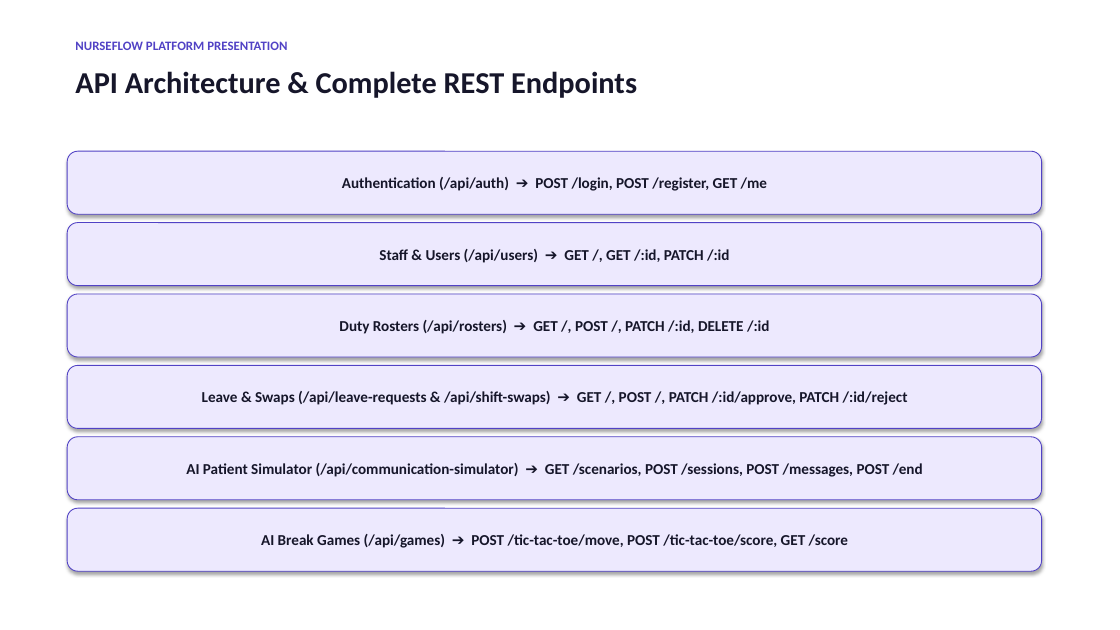
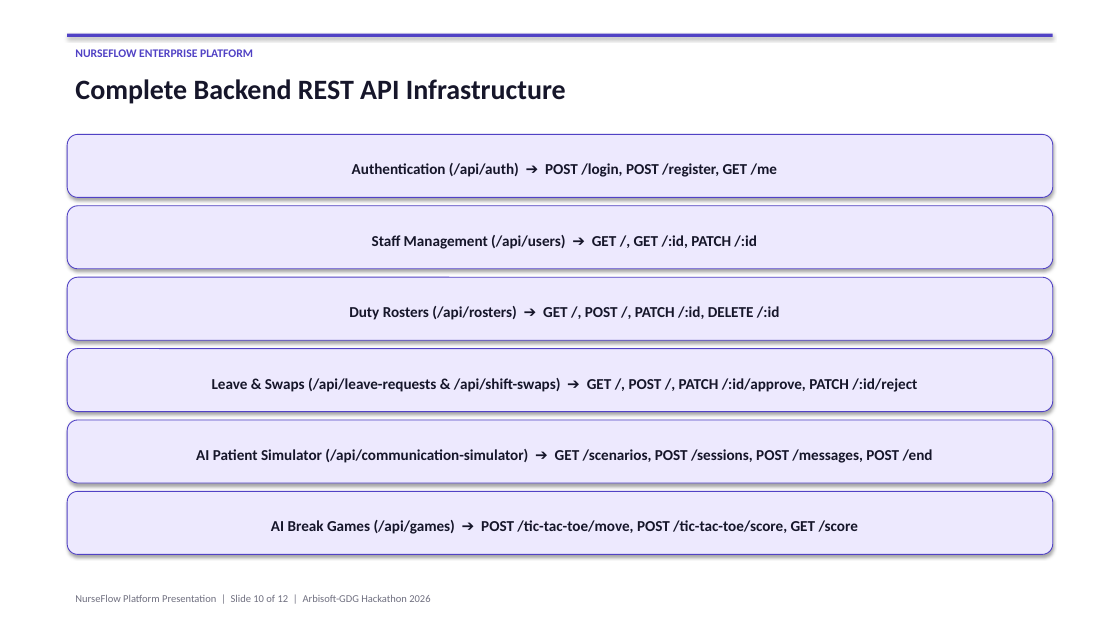
Before and after one commit to Sagheer1122/Arbisoft-GDG-Hackathon, a slide deck: slide 10 of NurseFlow_Project_Presentation.pptx (slide 9 before the commit). Drawn at 1120x630 pixels with LibreOffice and Linux fonts; fonts in the diff are those of the drawing. Boxes give left, top, right and bottom in pixels: in the first picture for what was removed or moved away, otherwise in the second. Text is boxed around its words. In the diff, an @@ line names an element or a change of style, - is before the commit and + after.

Commit message:
Update PowerPoint presentation with ultra-professional 12-slide layout

```diff
--- a/NurseFlow_Project_Presentation.pptx
+++ b/NurseFlow_Project_Presentation.pptx
@@ rectangle added at (x1=67, y1=34, x2=1053, y2=37), fill #5142C5 @@
@@ text at (x1=75, y1=49, x2=253, y2=57): text changed; size 11 to 10 pt @@
-NURSEFLOW PLATFORM PRESENTATION
+NURSEFLOW ENTERPRISE PLATFORM
@@ text removed at (x1=75, y1=71, x2=637, y2=98) @@
-API Architecture & Complete REST Endpoints
@@ text added at (x1=75, y1=79, x2=566, y2=104), 24 pt, text #16162A, bold @@
+Complete Backend REST API Infrastructure
@@ rounded rectangle "Authentication (/api/auth) ➔ POST /login, ..." resized from (x1=67, y1=151, x2=1042, y2=214) to (x1=67, y1=134, x2=1053, y2=197) @@
@@ rounded rectangle "Staff Management (/api/users) ➔ GET ..." resized from (x1=67, y1=223, x2=1042, y2=286) to (x1=67, y1=206, x2=1053, y2=269) @@
@@ text in rounded rectangle at (x1=372, y1=235, x2=757, y2=249): text changed @@
-Staff & Users (/api/users) ➔ GET /, GET /:id, PATCH /:id
+Staff Management (/api/users) ➔ GET /, GET /:id, PATCH /:id
@@ rounded rectangle "Duty Rosters (/api/rosters) ➔ GET ..." resized from (x1=67, y1=294, x2=1042, y2=357) to (x1=67, y1=277, x2=1053, y2=340) @@
@@ rounded rectangle "Leave & Swaps (/api/leave-requests & ..." resized from (x1=67, y1=365, x2=1042, y2=429) to (x1=67, y1=349, x2=1053, y2=412) @@
@@ rounded rectangle "AI Patient Simulator (/api/communication-simulator) ➔ ..." resized from (x1=67, y1=437, x2=1042, y2=500) to (x1=67, y1=420, x2=1053, y2=483) @@
@@ rounded rectangle "AI Break Games (/api/games) ➔ ..." resized from (x1=67, y1=508, x2=1042, y2=571) to (x1=67, y1=492, x2=1053, y2=555) @@
@@ text added at (x1=75, y1=595, x2=430, y2=602), 9 pt, text #707080 @@
+NurseFlow Platform Presentation | Slide 10 of 12 | Arbisoft-GDG Hackathon 2026
```
Also in this commit, not shown: 6 other slides changed, 5 slides added, 3 slides removed, 1 other file.
